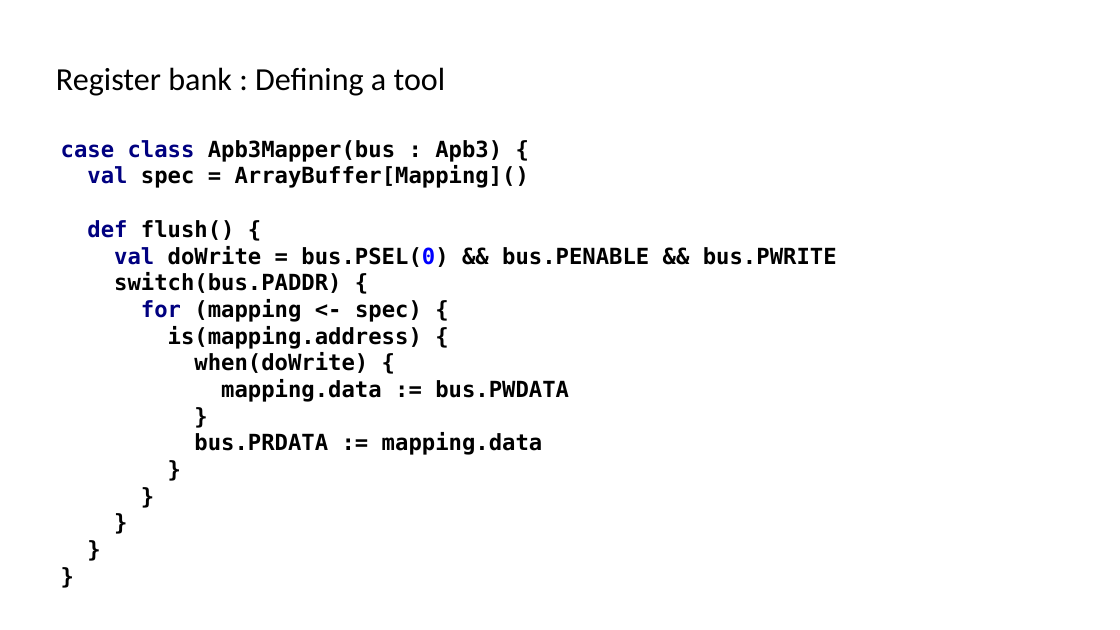
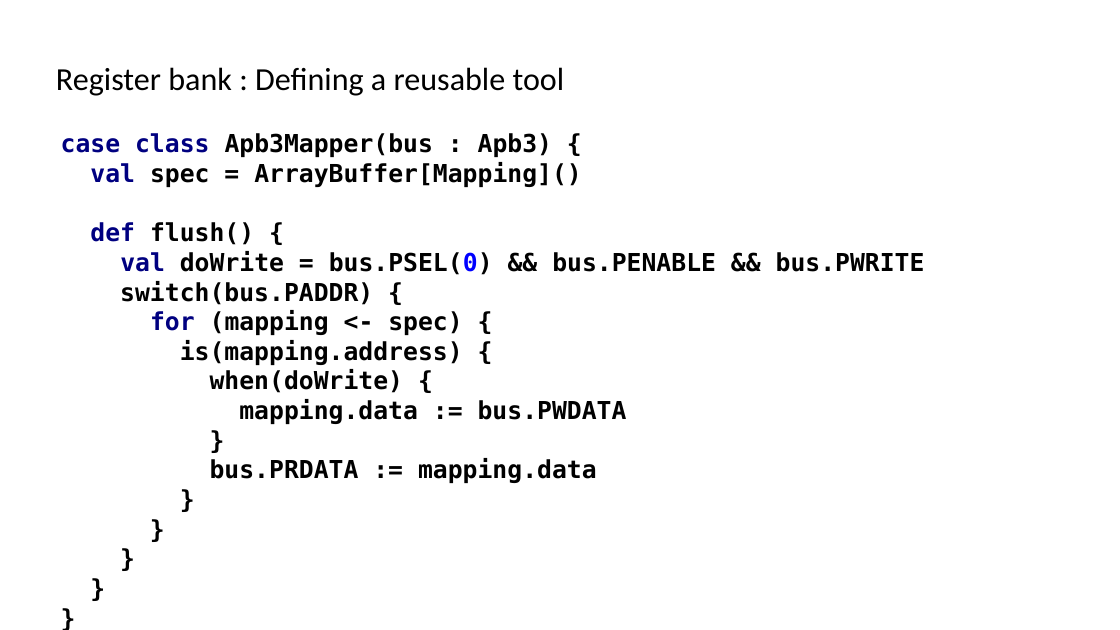
Before and after one commit to SpinalHDL/SpinalDoc, a slide deck: slide 8 of presentation/en/wosh_2019.odp. Drawn at 1120x630 pixels with LibreOffice and Linux fonts; fonts in the diff are those of the drawing. Boxes give left, top, right and bottom in pixels: in the first picture for what was removed or moved away, otherwise in the second. Text is boxed around its words. In the diff, an @@ line names an element or a change of style, - is before the commit and + after.

```diff
--- a/presentation/en/wosh_2019.odp
+++ b/presentation/en/wosh_2019.odp
@@ title at <box>56,67,565,96</box>: text changed @@
-Register bank : Defining a tool
+Register bank : Defining a reusable tool
@@ text "case class Apb3Mapper(bus : Apb3) ...": place and size @@
-text "case class Apb3Mapper(bus : Apb3) ..." at <box>61,140,837,455</box>
+text "case class Apb3Mapper(bus : Apb3) ..." at <box>61,133,925,483</box>
@@ text "case class Apb3Mapper(bus : Apb3) ..." at <box>61,133,925,483</box>: size 18 to 20 pt @@
```
Also in this commit, not shown: 6 other slides changed, 4 slides added, 2 other files.
